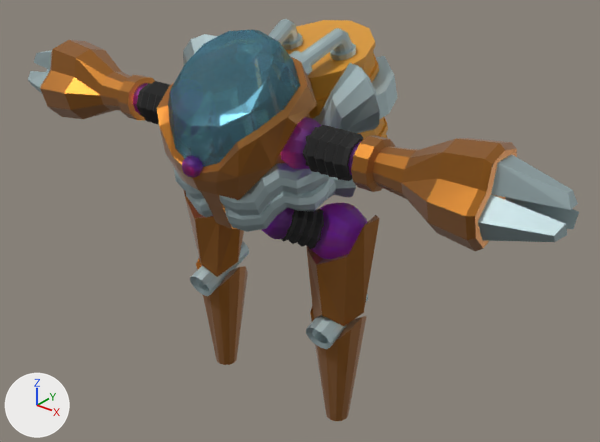
The Blender file Game Assets/character_model.blend: old version first, new version second.
One viewpoint serves both versions: a 50 mm lens placed at (1.373, -1.594, 1.599), pointed at (0.029, 0.085, 0.557). Lighting does not change. The marker at lower left points along +X, +Y and +Z.

Names of what the first picture shows: 'player'.
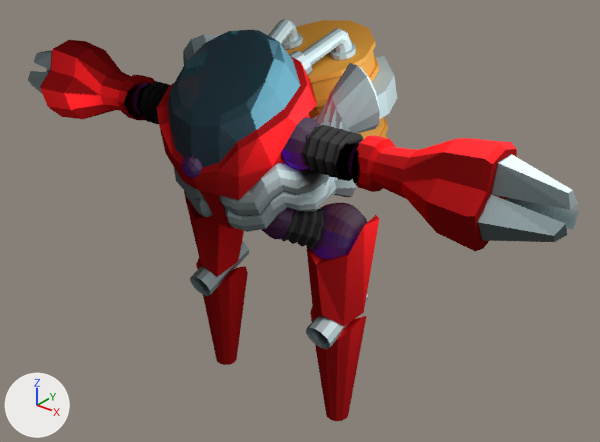
The change, as a list of edits to the scene's bpy script:
```text
Add img_playeruv_red_png:
    img_playeruv_red_png = load_image('PlayerUV_Red.png', 'Textures/PlayerUV_Red.png', 1024, 1024, 'sRGB')
Change mat_playercoloraccent:
    remove # nodes: BsdfPrincipled, OutputMaterial
    remove # colours: brown #ac6800, white #f8f5f3
    nodes: OutputMaterial, TexImage
    uses the picture img_playeruv_red_png
Change mat_baremetal:
    where n0 = _N.new('ShaderNodeOutputMaterial'); n0.name = 'Material Output'
    remove n1 = _N.new('ShaderNodeBsdfPrincipled'); n1.name = 'Principled BSDF'
    remove n1.distribution = 'GGX'
    remove n1.subsurface_method = 'BURLEY'
    remove n1.inputs[0].default_value = (0.514, 0.65, 0.673, 1.0)  # 'Base Color', light grey #bed3d6
    remove n1.inputs[1].default_value = 1.0  # 'Metallic'
    remove n1.inputs[2].default_value = 0.6  # 'Roughness'
    remove n1.inputs[15].default_value = 0.2  # 'Anisotropic'
    remove _L.new(n1.outputs[0], n0.inputs[0])  # 'BSDF' to 'Surface'
    add n2 = _N.new('ShaderNodeTexImage'); n2.name = 'Image Texture'
    add n2.image = img_playeruv_red_png
    add _L.new(n2.outputs[0], n0.inputs[0])  # 'Color' to 'Surface'
Change mat_blackplastic:
    where n0 = _N.new('ShaderNodeOutputMaterial'); n0.name = 'Material Output'
    remove n1 = _N.new('ShaderNodeBsdfPrincipled'); n1.name = 'Principled BSDF'
    remove n1.distribution = 'GGX'
    remove n1.subsurface_method = 'BURLEY'
    remove n1.inputs[0].default_value = (0.013, 0.013, 0.013, 1.0)  # 'Base Color', black #1e1e1e
    remove n1.inputs[2].default_value = 0.8  # 'Roughness'
    remove _L.new(n1.outputs[0], n0.inputs[0])  # 'BSDF' to 'Surface'
    add n2 = _N.new('ShaderNodeTexImage'); n2.name = 'Image Texture'
    add n2.image = img_playeruv_red_png
    add _L.new(n2.outputs[0], n0.inputs[0])  # 'Color' to 'Surface'
Change mat_playerglass:
    remove # nodes: BsdfGlass, BsdfPrincipled, BsdfTransparent, MixShader x2, OutputMaterial
    remove # colours: cyan #8ce1ff, cyan #abece1, blue #9e97b9
    nodes: OutputMaterial, TexImage
    uses the picture img_playeruv_red_png
Change mat_chemicaltank:
    where n0 = _N.new('ShaderNodeOutputMaterial'); n0.name = 'Material Output'
    remove n1 = _N.new('ShaderNodeBsdfPrincipled'); n1.name = 'Principled BSDF'
    remove n1.distribution = 'GGX'
    remove n1.subsurface_method = 'BURLEY'
    remove n1.inputs[0].default_value = (0.712, 0.318, 0.03, 1.0)  # 'Base Color', orange #db9930
    remove _L.new(n1.outputs[0], n0.inputs[0])  # 'BSDF' to 'Surface'
    add n2 = _N.new('ShaderNodeTexImage'); n2.name = 'Image Texture'
    add n2.image = img_playeruv_red_png
    add _L.new(n2.outputs[0], n0.inputs[0])  # 'Color' to 'Surface'
Change mat_gemlike:
    remove # nodes: BsdfPrincipled, OutputMaterial
    remove # colours: purple #a70eff, black #1a0517
    nodes: OutputMaterial, TexImage
    uses the picture img_playeruv_red_png
```

What differs and where, as boxes [x1, y1, x2, y2] in the pictures (600 x 442 px):
'player', surface changed
    both: [28, 19, 579, 421]
